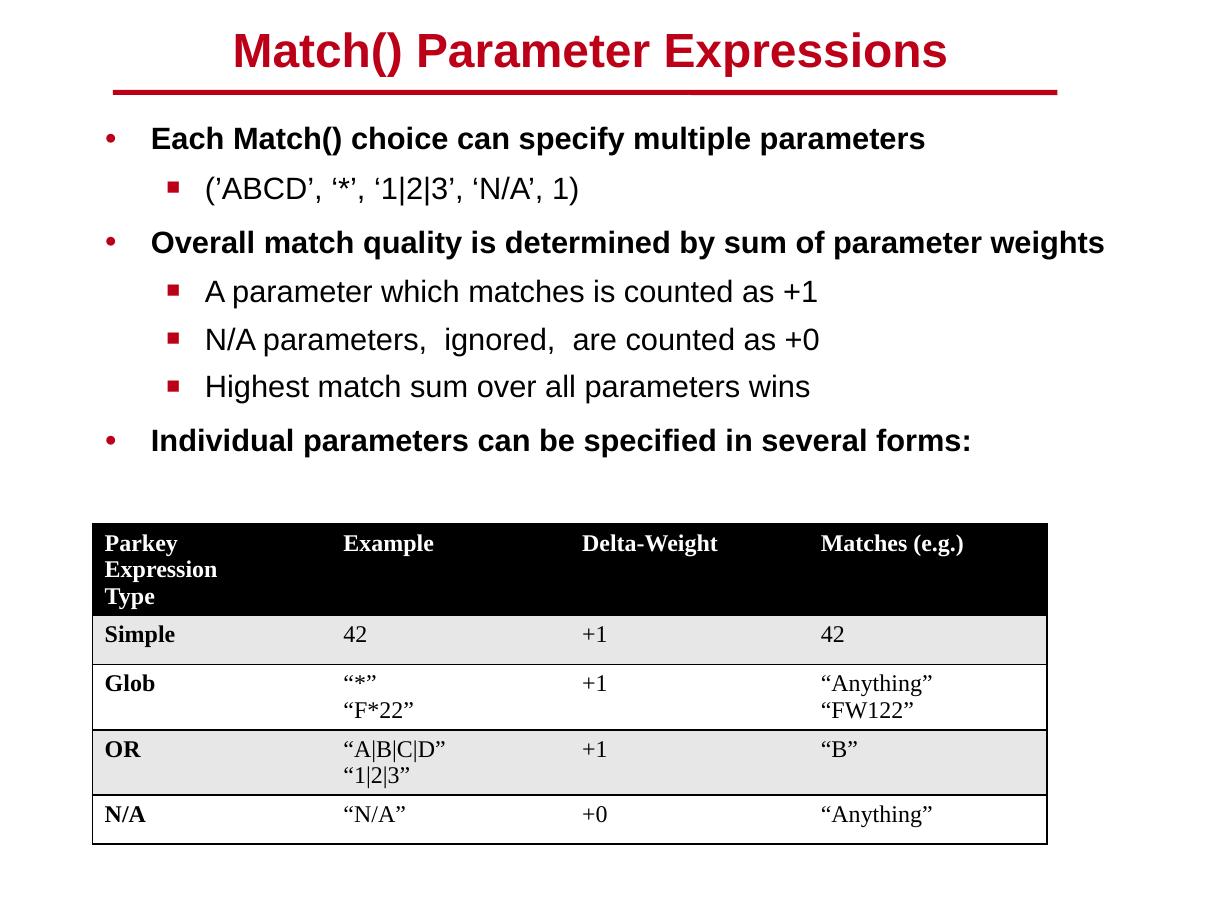
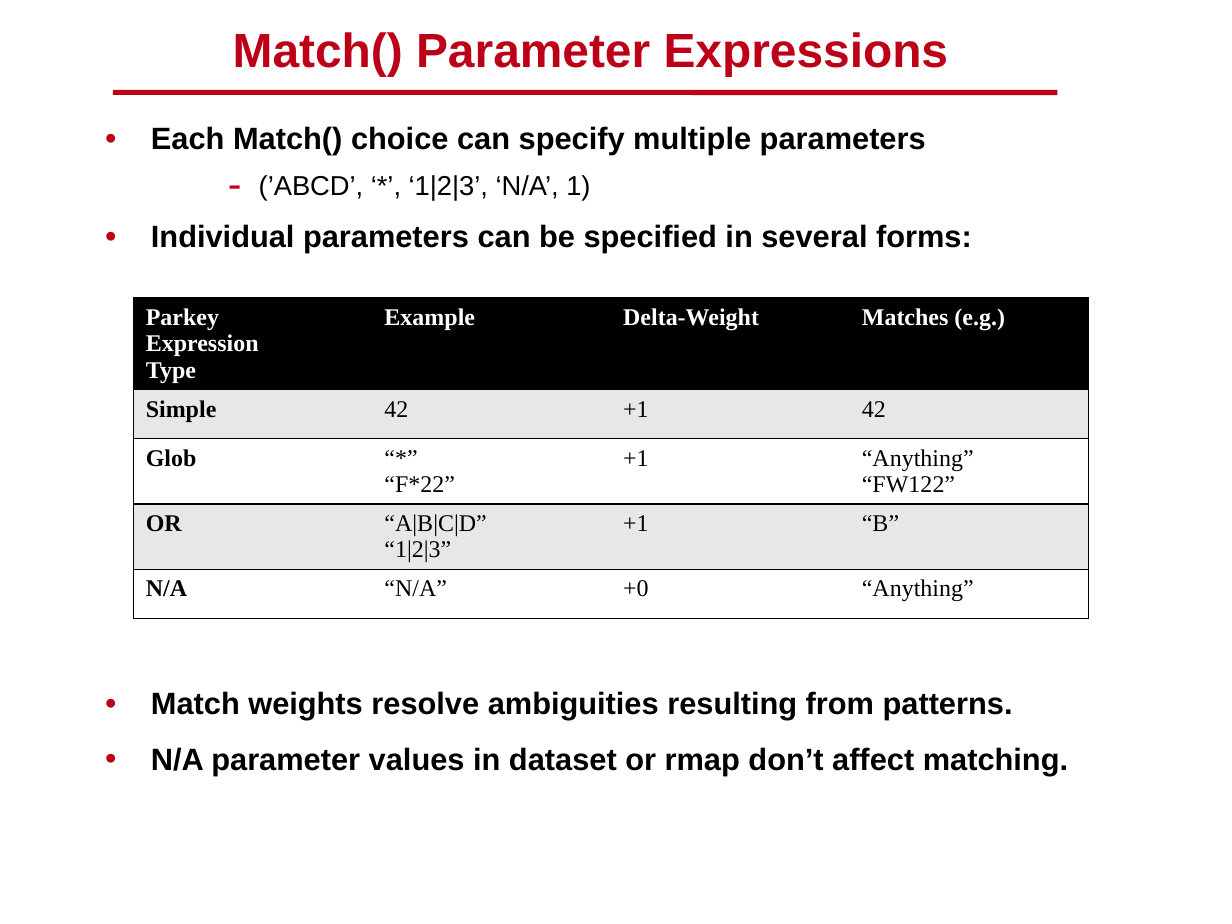
Before and after one commit to spacetelescope/crds, a slide deck: slide 12 of docs/DMS_SDR2_09_CRDS_final.pptx (slide 14 before the commit). Drawn at 1232x924 pixels with LibreOffice and Linux fonts; fonts in the diff are those of the drawing; background and template pictures are left out. Boxes give left, top, right and bottom in pixels: in the first picture for what was removed or moved away, otherwise in the second. Text is boxed around its words. In the diff, an @@ line names an element or a change of style, - is before the commit and + after.

```diff
--- a/docs/DMS_SDR2_09_CRDS_final.pptx
+++ b/docs/DMS_SDR2_09_CRDS_final.pptx
@@ text at (259, 175, 590, 201): size 18 to 16 pt in "(’ABCD’, ‘*’, ‘1|2|3’, ‘N/A’, 1)"; bullet ■ to -; list level 2 to 3 in "(’ABCD’, ‘*’, ‘1|2|3’, ‘N/A’, 1)" @@
@@ text at (151, 230, 1105, 403): paragraphs removed @@
-● Overall match quality is determined by sum of parameter weights
-  ■ A parameter which matches is counted as +1
-  ■ N/A parameters, ignored, are counted as +0
-  ■ Highest match sum over all parameters wins
@@ table: place and size @@
-table at (92, 524, 1048, 860)
+table at (133, 298, 1089, 634)
@@ text added at (151, 691, 1068, 775), 18 pt, text #000000, bold @@
+● Match weights resolve ambiguities resulting from patterns.
+● N/A parameter values in dataset or rmap don’t affect matching.
```
Also in this commit, not shown: 10 other slides changed, 6 slides added, 5 slides removed.
